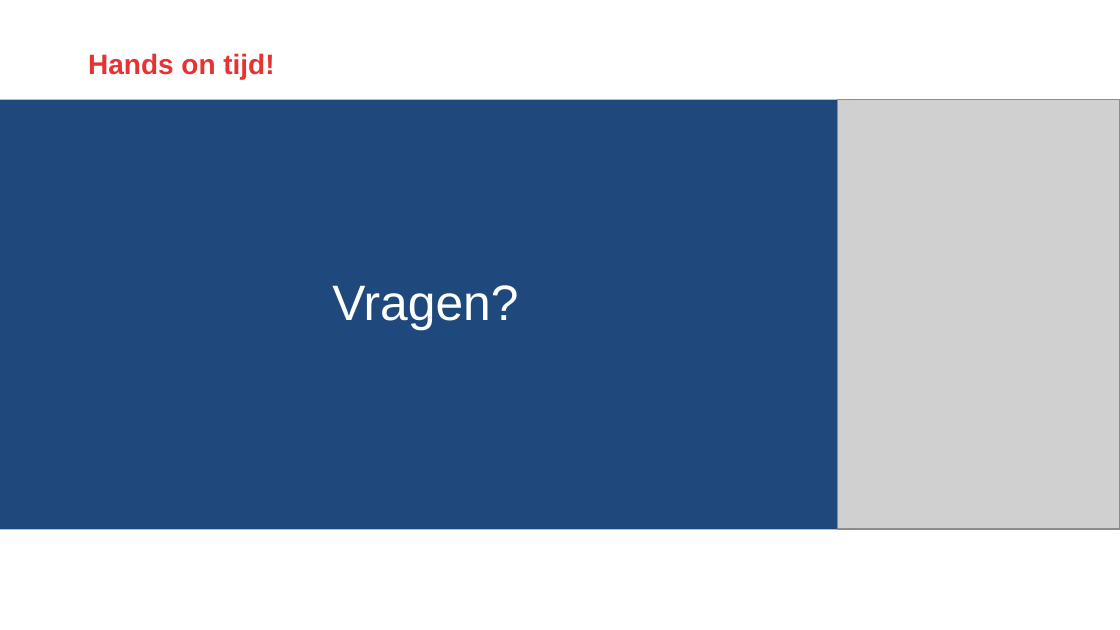
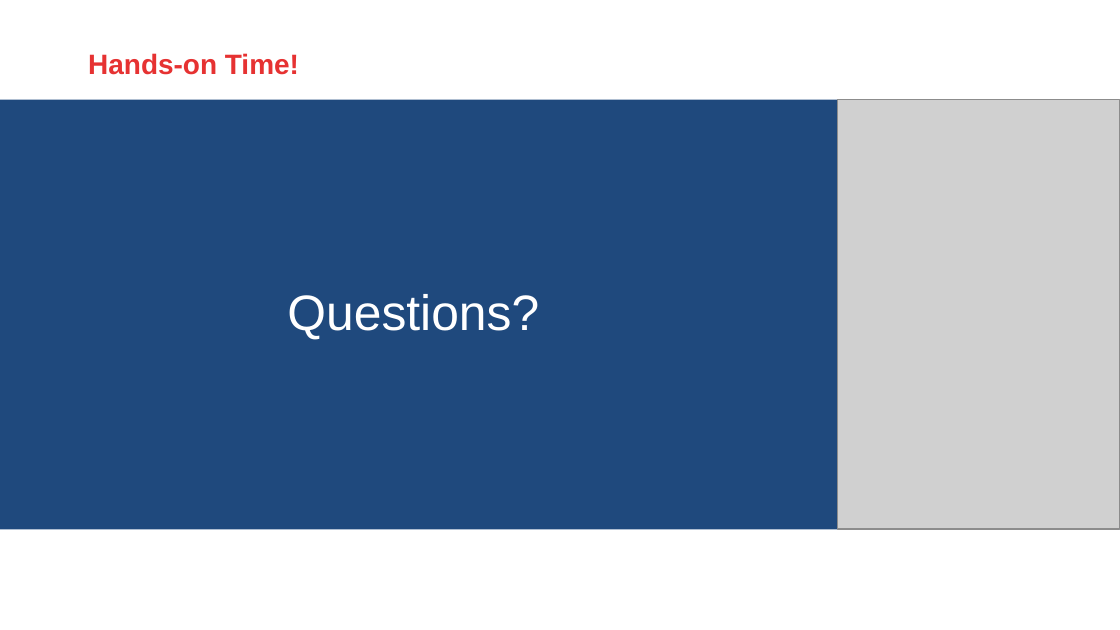
Before and after one commit to AMIS-Services/react-series, a slide deck: slide 8 of sig1/slides/SIG react 1.pptx. Drawn at 1120x630 pixels with LibreOffice and Linux fonts; fonts in the diff are those of the drawing; grey boxes stand for pictures; background and template pictures are left out. Boxes give left, top, right and bottom in pixels: in the first picture for what was removed or moved away, otherwise in the second. Text is boxed around its words. In the diff, an @@ line names an element or a change of style, - is before the commit and + after.

```diff
--- a/sig1/slides/SIG react 1.pptx
+++ b/sig1/slides/SIG react 1.pptx
@@ text at (88, 53, 299, 75): text changed @@
-Hands on tijd!
+Hands-on Time!
@@ text added at (287, 294, 539, 340), 32 pt, text #FFFFFF @@
+Questions?
@@ text removed at (332, 285, 518, 331) @@
-Vragen?
```
Also in this commit, not shown: 3 other slides changed, 1 other file.
